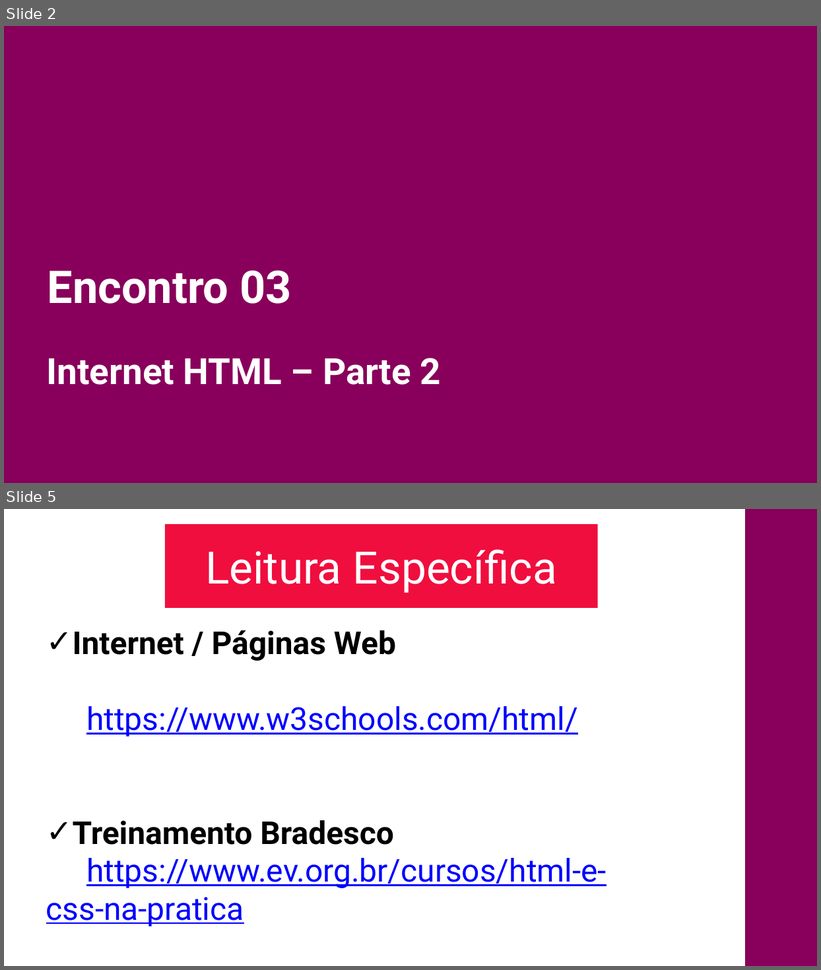
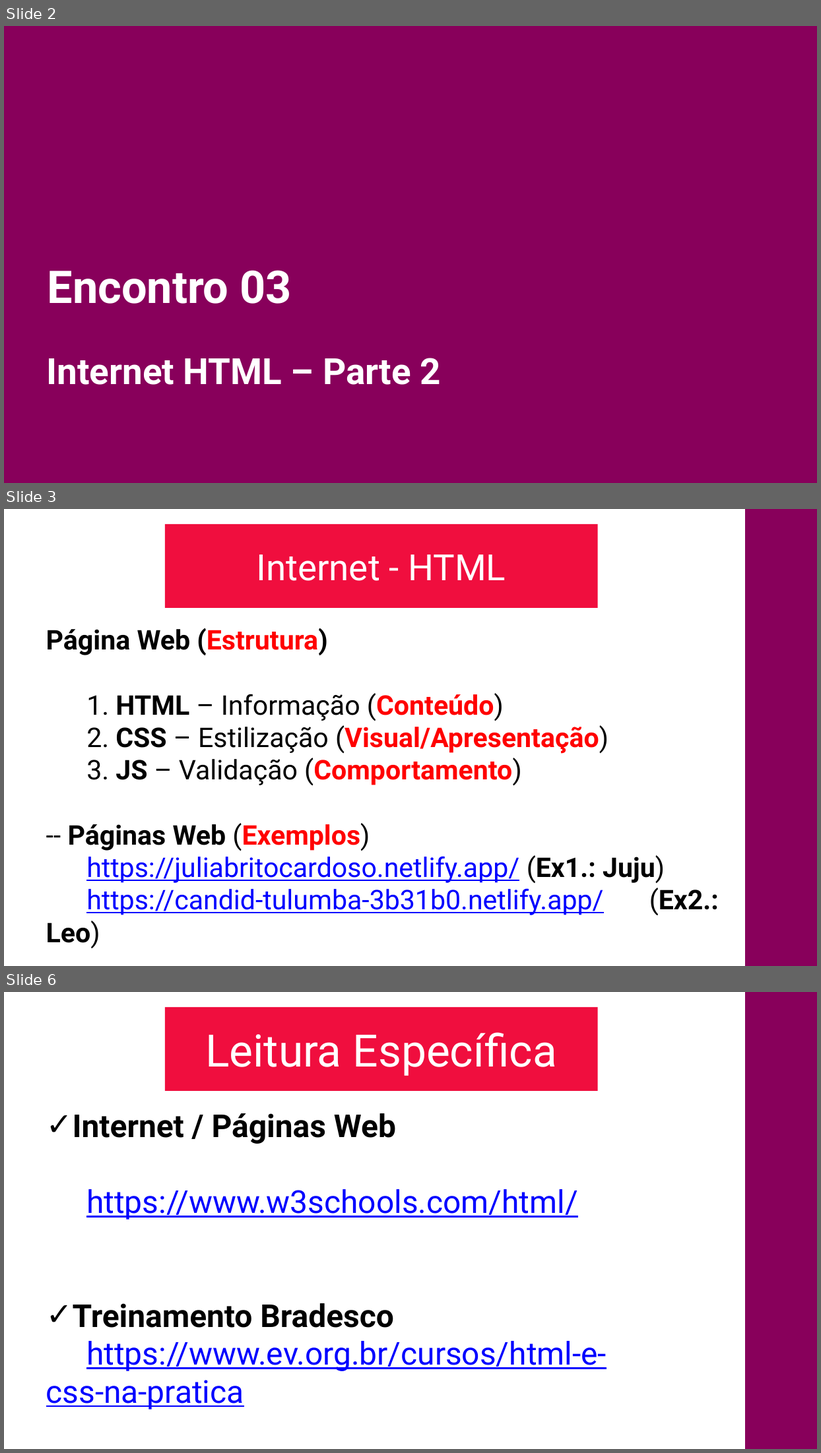
Before and after one commit to CloudEducationBrazil/nidyduqswyden, a slide deck: 01 Classes/Aula03- Internet HTML - Parte 2.pptx. Shown one above the other, each under a label of ours: slides 2 and 5 before the commit, slides 2, 3 and 6 after it; the slides between them are not shown. The pictures are 821x970 and 821x1453 pixels, drawn with LibreOffice and Linux fonts; fonts in the diff are those of the drawing; background and template pictures are left out. Boxes give left, top, right and bottom in pixels: in the first picture for what was removed or moved away, otherwise in the second. Text is boxed around its words. In the diff, an @@ line names an element or a change of style, - is before the commit and + after.

Commit message:
slide de aula HTML 27102023

```diff
--- a/01 Classes/Aula03- Internet HTML - Parte 2.pptx
+++ b/01 Classes/Aula03- Internet HTML - Parte 2.pptx
@@ slide 3 added at (x1=4, y1=509, x2=817, y2=966), background #FFFFFF; not listed: 1 template element that a slide beside it also shows @@
@@ title added at (x1=165, y1=524, x2=597, y2=608), fill #F00E3E, 32 pt, text #FFFFFF @@
+Internet - HTML
@@ text added at (x1=46, y1=628, x2=719, y2=949), 24 pt, text #000000 @@
+Página Web (Estrutura)
+1. HTML – Informação (Conteúdo)
+2. CSS – Estilização (Visual/Apresentação)
+3. JS – Validação (Comportamento)
+-- Páginas Web (Exemplos)
+https://juliabritocardoso.netlify.app/ (Ex1.: Juju)
+https://candid-tulumba-3b31b0.netlify.app/ (Ex2.: Leo)
@@ what was slide 5 is now slide 6 @@
```
Also in this commit, not shown: 3 slides changed, 3 other files.
